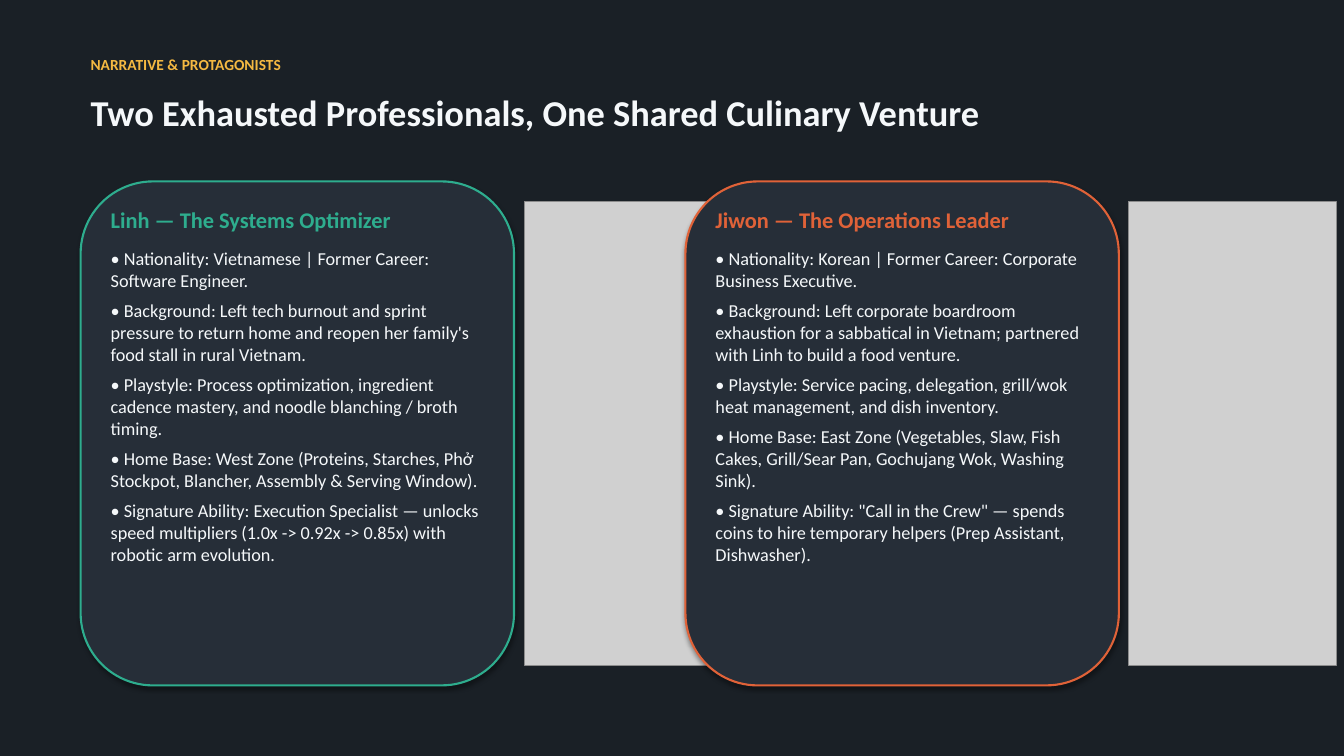
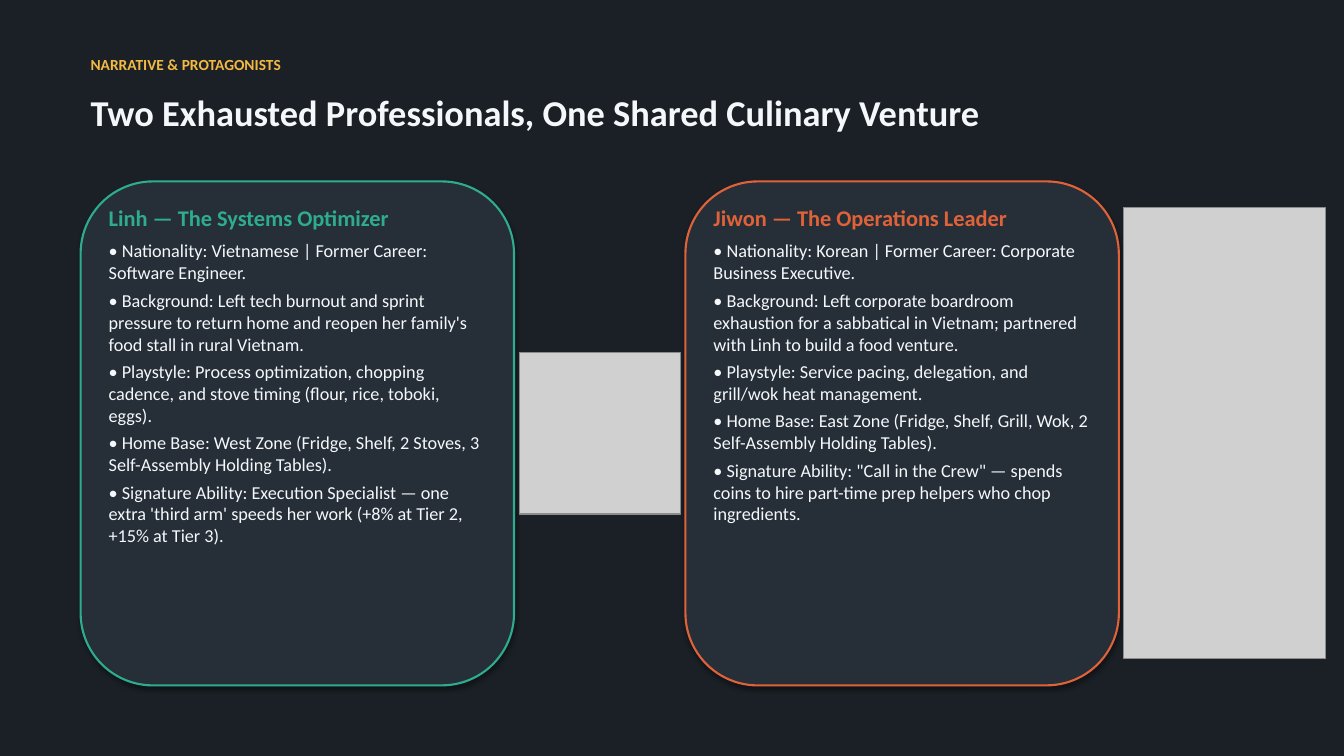
Before and after one commit to madlyham/two-ladles, a slide deck: slide 3 of docs/two_ladles_concept.pptx. Drawn at 1344x756 pixels with LibreOffice and Linux fonts; fonts in the diff are those of the drawing; grey boxes stand for pictures. Boxes give left, top, right and bottom in pixels: in the first picture for what was removed or moved away, otherwise in the second. Text is boxed around its words. In the diff, an @@ line names an element or a change of style, - is before the commit and + after.

```diff
--- a/docs/two_ladles_concept.pptx
+++ b/docs/two_ladles_concept.pptx
@@ picture removed at (524,202,802,665) @@
@@ picture: place and size @@
-picture at (1129,202,1337,665)
+picture at (1124,208,1326,658)
@@ text at (109,210,467,351): less space between paragraphs @@
@@ text at (713,210,1077,351): less space between paragraphs @@
@@ picture added at (519,353,681,514) @@
@@ text at (109,365,479,545): text changed @@
-• Playstyle: Process optimization, ingredient cadence mastery, and noodle blanching / broth timing.
-• Home Base: West Zone (Proteins, Starches, Phở Stockpot, Blancher, Assembly & Serving Window).
-• Signature Ability: Execution Specialist — unlocks speed multipliers (1.0x -> 0.92x -> 0.85x) with robotic arm evolution.
+• Playstyle: Process optimization, chopping cadence, and stove timing (flour, rice, toboki, eggs).
+• Home Base: West Zone (Fridge, Shelf, 2 Stoves, 3 Self-Assembly Holding Tables).
+• Signature Ability: Execution Specialist — one extra 'third arm' speeds her work (+8% at Tier 2, +15% at Tier 3).
@@ text at (713,365,1088,523): text changed @@
-• Playstyle: Service pacing, delegation, grill/wok heat management, and dish inventory.
-• Home Base: East Zone (Vegetables, Slaw, Fish Cakes, Grill/Sear Pan, Gochujang Wok, Washing Sink).
-• Signature Ability: "Call in the Crew" — spends coins to hire temporary helpers (Prep Assistant, Dishwasher).
+• Playstyle: Service pacing, delegation, and grill/wok heat management.
+• Home Base: East Zone (Fridge, Shelf, Grill, Wok, 2 Self-Assembly Holding Tables).
+• Signature Ability: "Call in the Crew" — spends coins to hire part-time prep helpers who chop ingredients.
```
Also in this commit, not shown: 10 other slides changed, 4 slides added, 1 slide removed, 43 other files.
